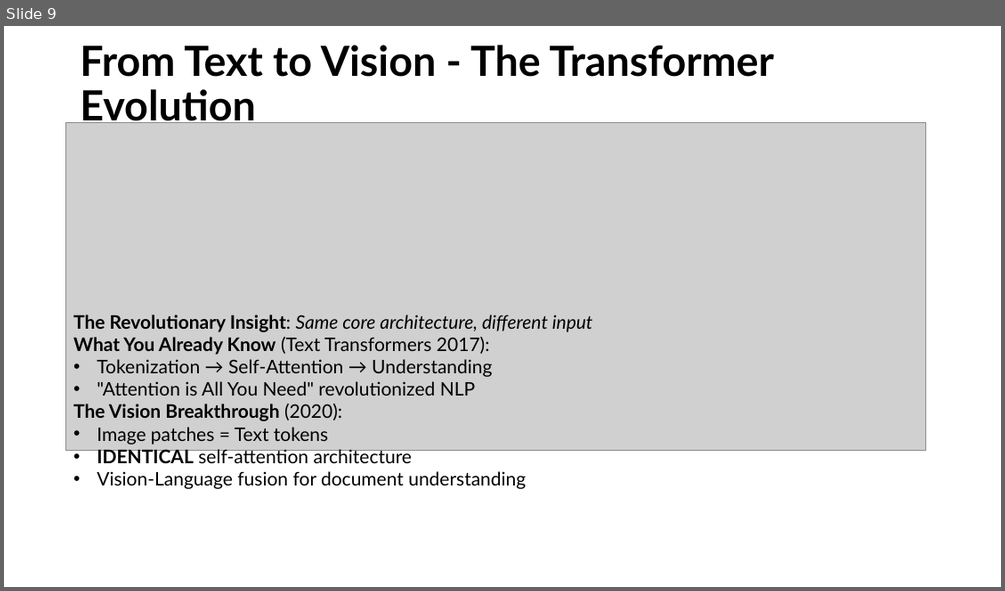
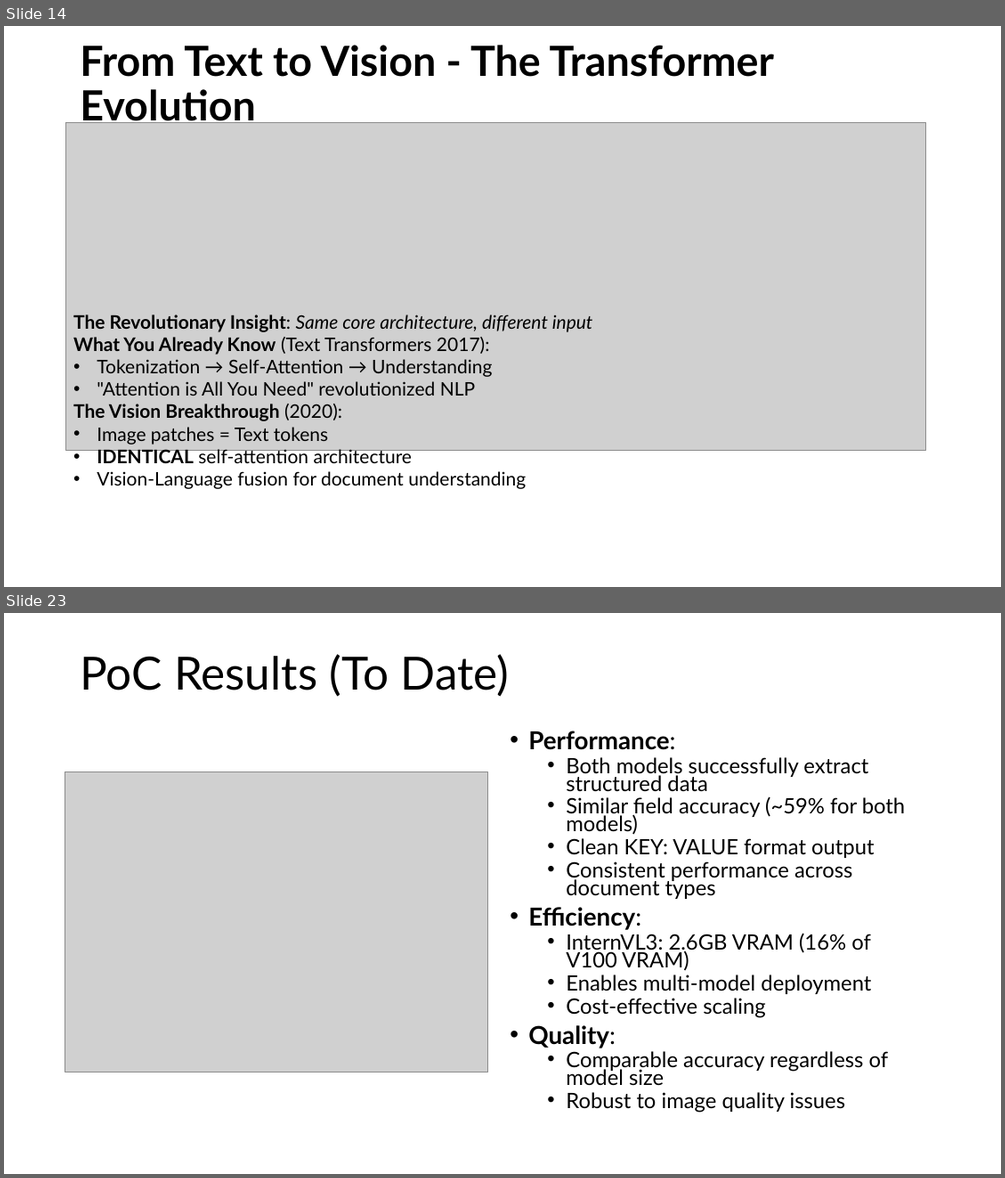
Before and after one commit to tmnestor/unified_vision_processor_minimal, a slide deck: presentation_materials/vision_transformers.pptx. Shown one above the other, each under a label of ours: slide 9 before the commit, slides 14 and 23 after it; the slides between them are not shown. The pictures are 1005x591 and 1005x1178 pixels, drawn with LibreOffice and Linux fonts; fonts in the diff are those of the drawing; grey boxes stand for pictures. Boxes give left, top, right and bottom in pixels: in the first picture for what was removed or moved away, otherwise in the second. Text is boxed around its words. In the diff, an @@ line names an element or a change of style, - is before the commit and + after.

```diff
--- a/presentation_materials/vision_transformers.pptx
+++ b/presentation_materials/vision_transformers.pptx
@@ slide 23 added at box(4, 613, 1001, 1174), background #FFFFFF @@
@@ title added at box(80, 654, 510, 697), 44 pt, text #000000 @@
+PoC Results (To Date)
@@ text added at box(528, 730, 905, 1112), 20.4 pt, text #000000 @@
+• Performance:
+  • Both models successfully extract structured data
+  • Similar field accuracy (~59% for both models)
+  • Clean KEY: VALUE format output
+  • Consistent performance across document types
+• Efficiency:
+  • InternVL3: 2.6GB VRAM (16% of V100 VRAM)
+  • Enables multi-model deployment
+  • Cost-effective scaling
+• Quality:
+  • Comparable accuracy regardless of model size
+  • Robust to image quality issues
@@ picture added at box(65, 772, 488, 1072) @@
@@ what was slide 9 is now slide 14 @@
```
Also in this commit, not shown: 3 slides changed, 13 other slides added, 6 slides removed, 1 other file.
